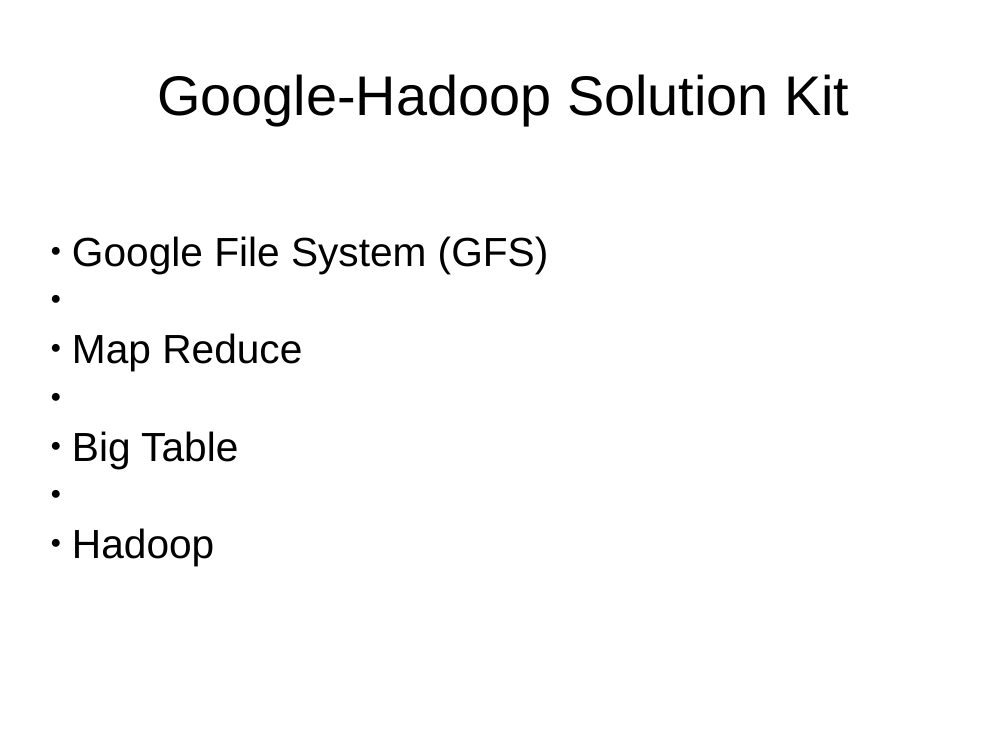
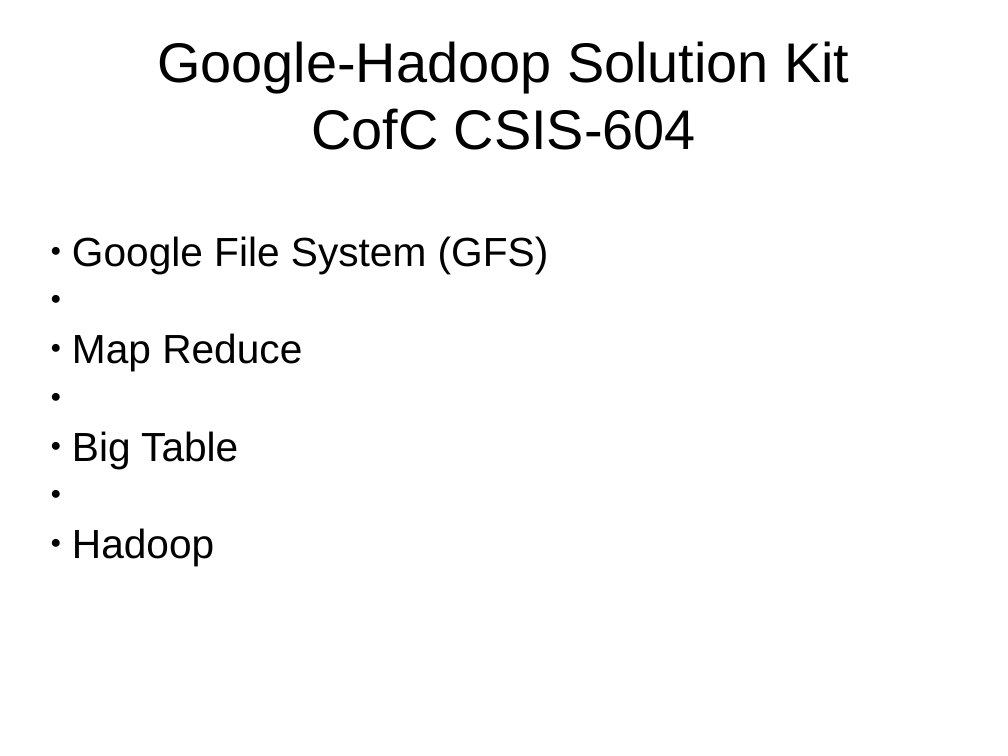
Before and after one commit to twcannon/MSDataSci, a slide deck: slide 1 of CSIS604/projects/assignment_4/assignment_4_ppt.pptx. Drawn at 1008x756 pixels with LibreOffice and Linux fonts; fonts in the diff are those of the drawing. Boxes give left, top, right and bottom in pixels: in the first picture for what was removed or moved away, otherwise in the second. Text is boxed around its words. In the diff, an @@ line names an element or a change of style, - is before the commit and + after.

Commit message:
CSIS604 HW4 modified:   CSIS604/projects/assignment_4/assignment_4_ppt.pptx

```diff
--- a/CSIS604/projects/assignment_4/assignment_4_ppt.pptx
+++ b/CSIS604/projects/assignment_4/assignment_4_ppt.pptx
@@ text at (311, 108, 696, 150): paragraph added @@
+CofC CSIS-604
```
Also in this commit, not shown: 2 other slides changed, 12 slides added.
